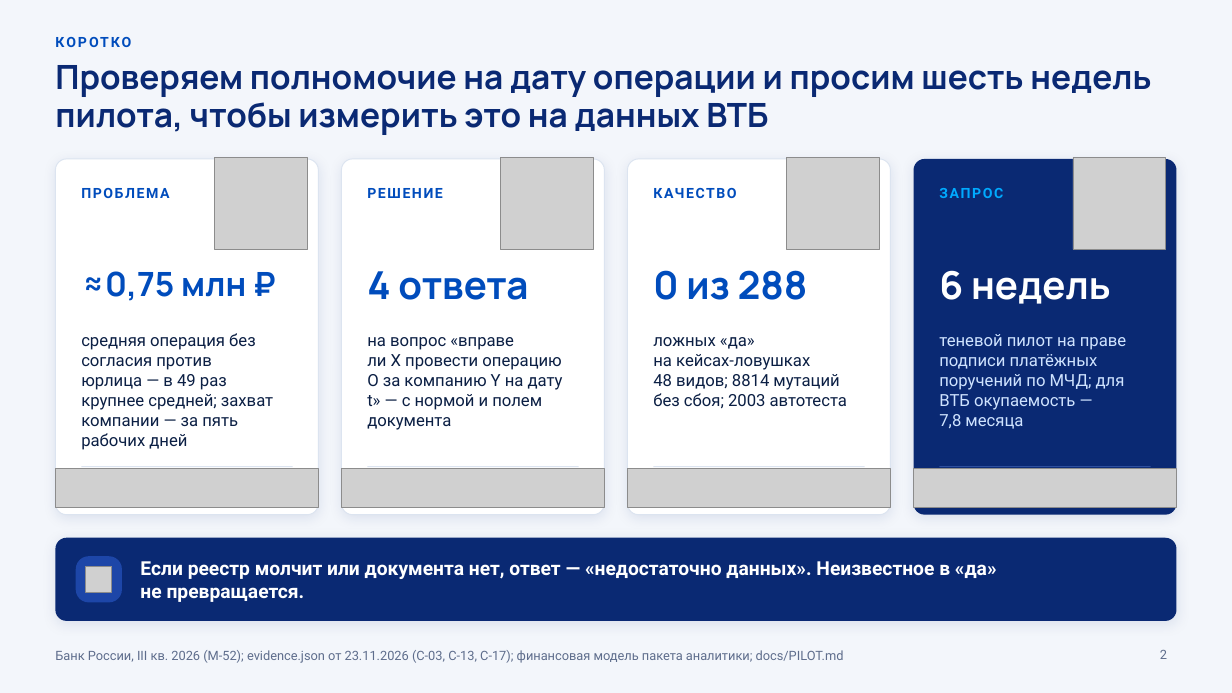
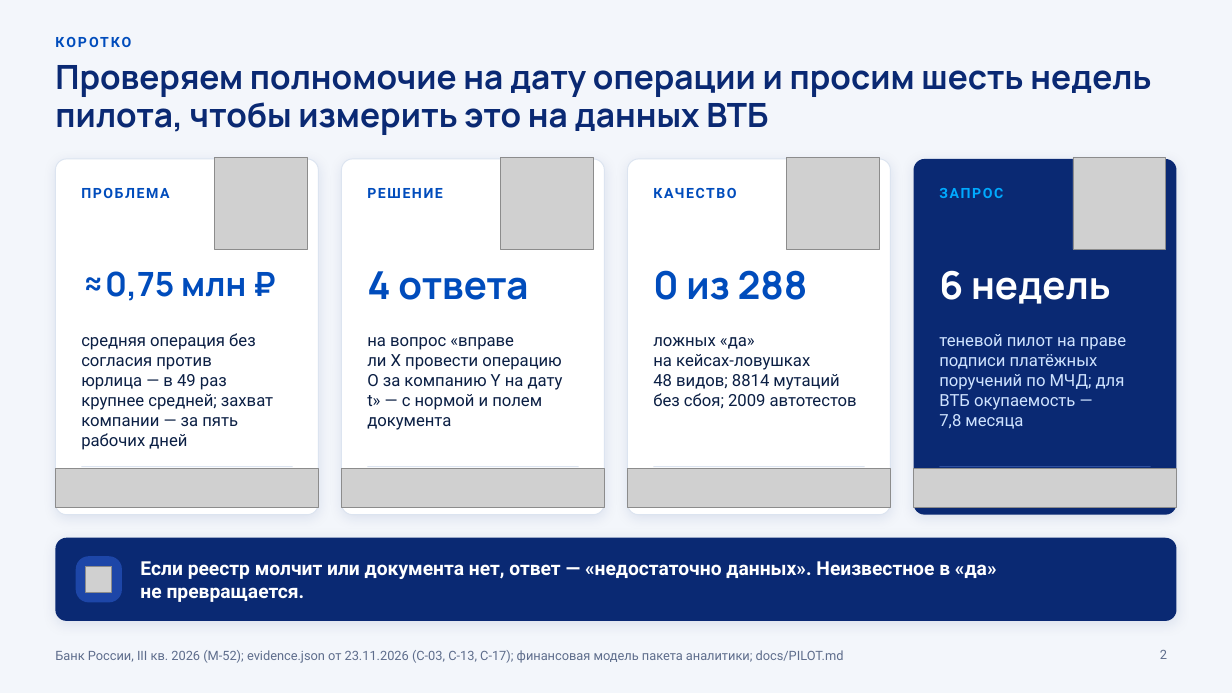
Before and after one commit to KonkovDV/Mandat, a slide deck: slide 2 of submission/slides/Mandat_VTB.pptx. Drawn at 1232x693 pixels with LibreOffice and Linux fonts; fonts in the diff are those of the drawing; grey boxes stand for pictures; background and template pictures are left out. Boxes give left, top, right and bottom in pixels: in the first picture for what was removed or moved away, otherwise in the second. Text is boxed around its words. In the diff, an @@ line names an element or a change of style, - is before the commit and + after.

```diff
--- a/submission/slides/Mandat_VTB.pptx
+++ b/submission/slides/Mandat_VTB.pptx
@@ text at (x1=653, y1=337, x2=857, y2=409): text changed @@
-ложных «да» на кейсах‑ловушках 48 видов; 8814 мутаций без сбоя; 2003 автотеста
+ложных «да» на кейсах‑ловушках 48 видов; 8814 мутаций без сбоя; 2009 автотестов
```
Also in this commit, not shown: 7 other slides changed, 34 other files.
